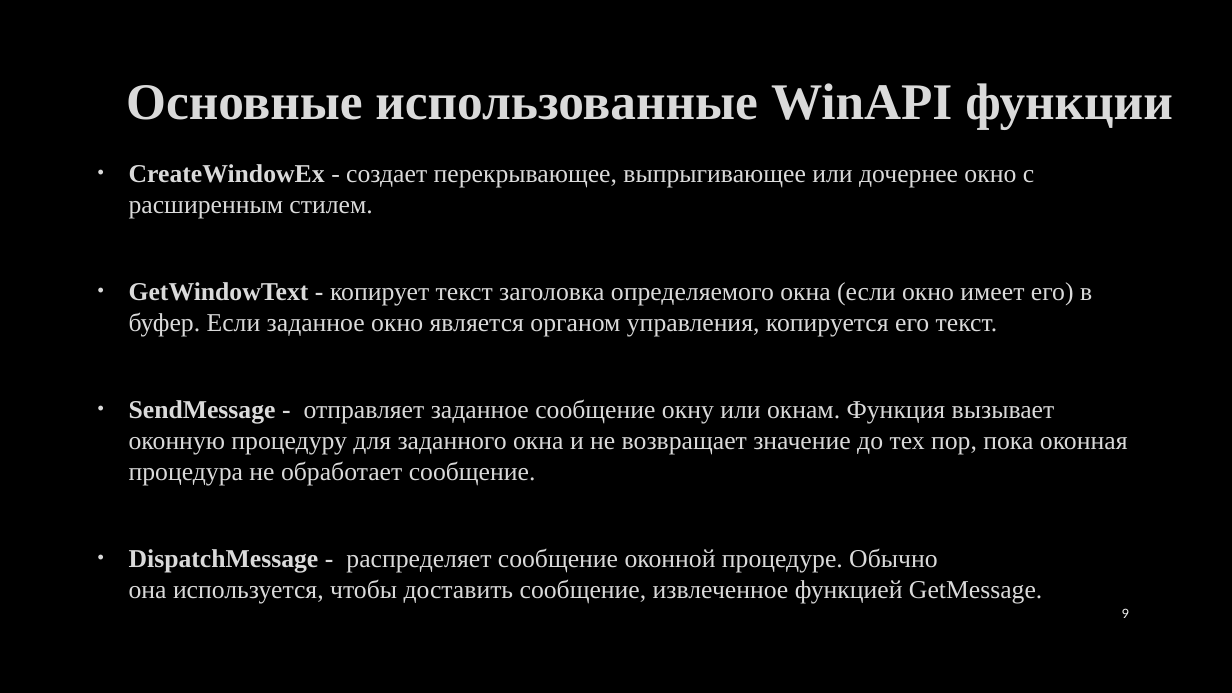
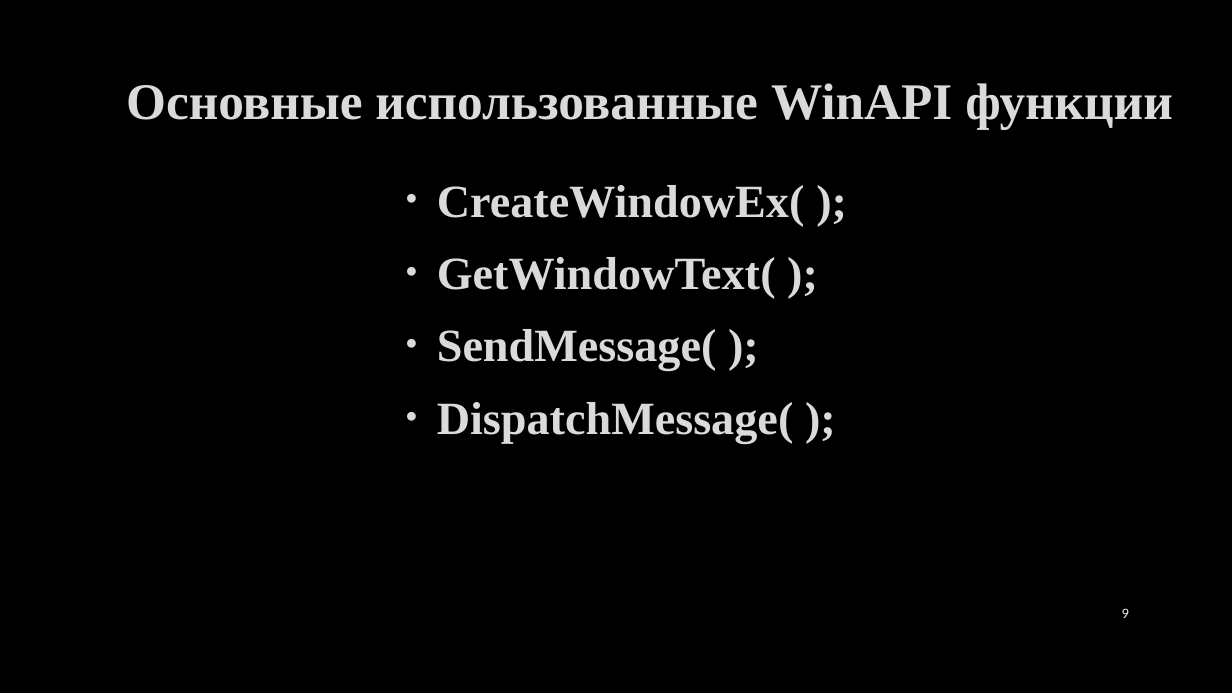
Before and after one commit to Pablo3sc0bar/KB_BMSTU, a slide deck: slide 9 of Презентация.pptx. Drawn at 1232x693 pixels with LibreOffice and Linux fonts; fonts in the diff are those of the drawing; background and template pictures are left out. Boxes give left, top, right and bottom in pixels: in the first picture for what was removed or moved away, otherwise in the second. Text is boxed around its words. In the diff, an @@ line names an element or a change of style, - is before the commit and + after.

```diff
--- a/Презентация.pptx
+++ b/Презентация.pptx
@@ text at (437,185,805,443): text changed; size 20 to 36 pt; bold on @@
-• CreateWindowEx - создает перекрывающее, выпрыгивающее или дочернее окно с расширенным стилем.
-• GetWindowText - копирует текст заголовка определяемого окна (если окно имеет его) в буфер. Если заданное окно является органом управления, копируется его текст.
-• SendMessage - отправляет заданное сообщение окну или окнам. Функция вызывает оконную процедуру для заданного окна и не возвращает значение до тех пор, пока оконная процедура не обработает сообщение.
-• DispatchMessage - распределяет сообщение оконной процедуре. Обычно она используется, чтобы доставить сообщение, извлеченное функцией GetMessage.
+• CreateWindowEx( );
+• GetWindowText( );
+• SendMessage( );
+• DispatchMessage( );
```
Also in this commit, not shown: 1 other slide changed, 2 other files.
